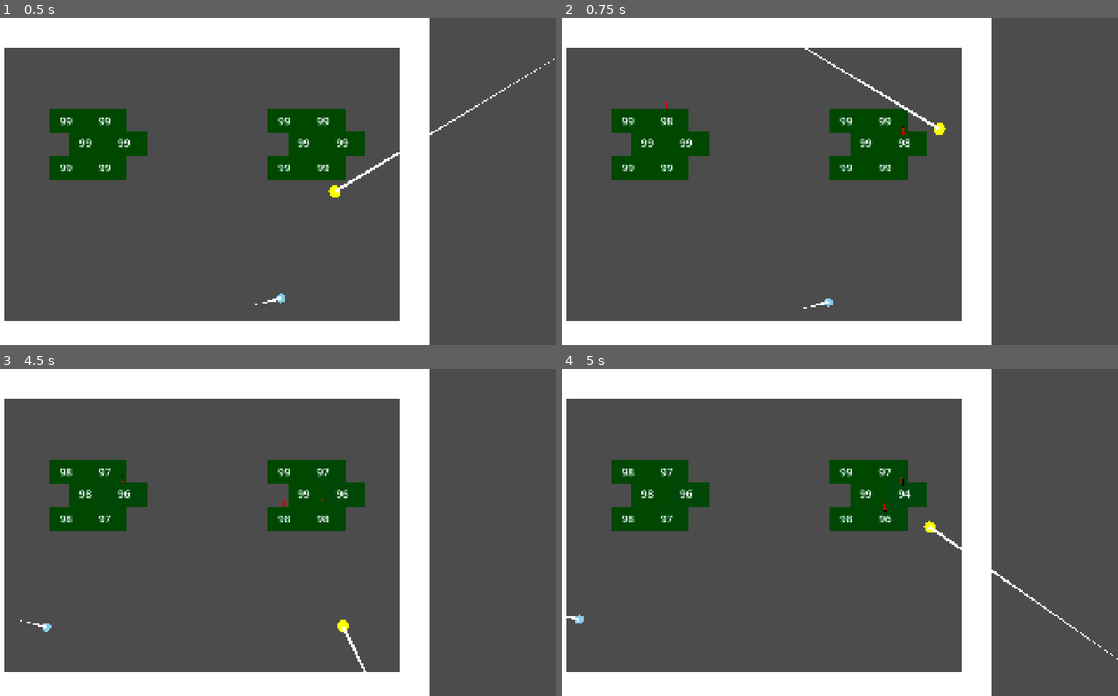
Above: before the commit, frames 1-4 (two rows, left to right).
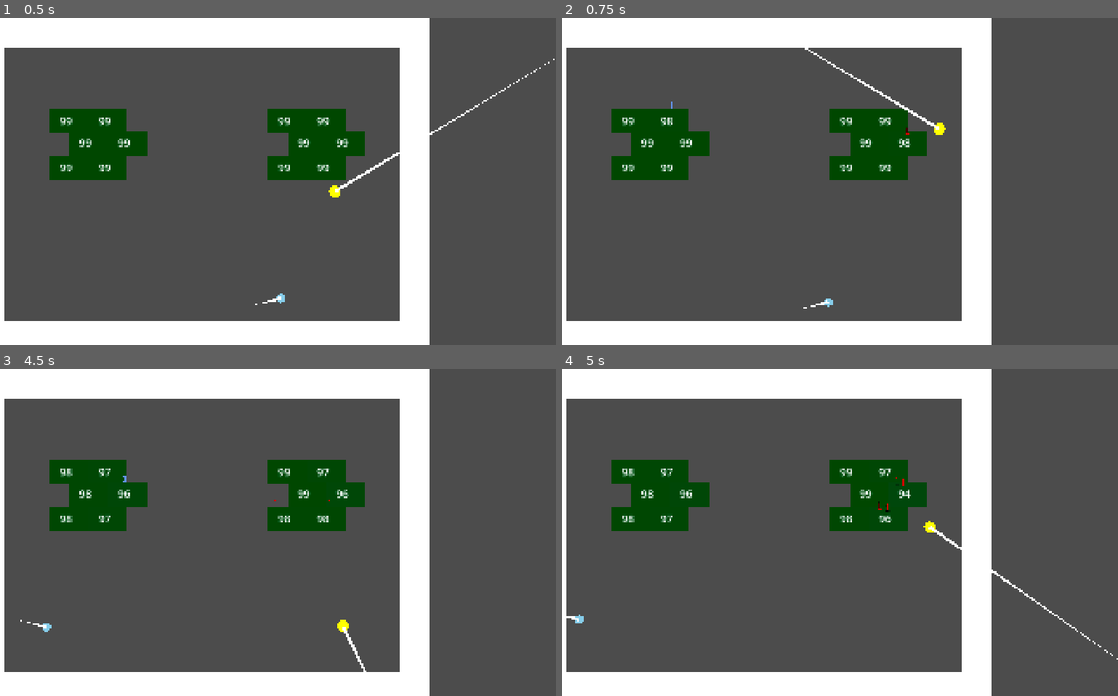
Above: after the commit, the same moments.

Repository: xixinsama/slay_the_brick
Game: Godot game, scene res://scenes/测试用场景.tscn
Two runs of this game, one before a commit and one after it. Both use one fixed random seed, a clock stepped at 60 frames per second and the inputs below. The project has no main scene, so this scene is started directly.
Inputs (mouse positions are in pixels of both pictures, inside the frame that each line leads up to):
- Up to frame 1 (0.5 s): no input
- Up to frame 2 (0.75 s): drag from (667, 119) to (884, 109) at 0.52 s
- Up to frame 3 (4.5 s): drag from (66, 470) to (233, 597) at 1.27 s; move the mouse to (88, 493) at 2.02 s; click (88, 493) at 2.17 s; drag from (66, 519) to (88, 483) at 2.77 s; drag from (105, 519) to (294, 532) at 3.52 s; drag from (127, 493) to (177, 450) at 4.27 s
- Up to frame 4 (5 s): no input

Frame 1 is identical in both runs. In frame 2, less than 0.1% of the frame differs, in the area x 18-63%, y 25-36%; in frame 3, less than 0.1%; in frame 4, less than 0.1%, in the area x 56-62%, y 33-44%.

Commit message:
修复小bug
字体颜色更改

Diff:
--- a/scripts/brick.gd
+++ b/scripts/brick.gd
@@ -30,7 +30,7 @@
 	# 添加飘字
 	var ft := FLOATING_TEXT.instantiate()
 	add_child(ft)
-	ft.global_position = global_position + Vector2.UP * 30 + Vector2(randi_range(-5,5), 0)
+	ft.global_position = global_position + Vector2.UP * 30 + Vector2(randi_range(-30, 30), 0)
 	ft.display_damage_text(actual_damage, flag)
 	if hits_required <= 0:
 		queue_free()
@@ -60,7 +60,7 @@
 
 func _on_input_event(viewport: Node, event: InputEvent, shape_idx: int) -> void:
 	if event is InputEventMouseButton:
-		print("砖块收到点击事件！位置：", event.position)
+		#print("砖块收到点击事件！位置：", event.position)
 		if event.button_index == MOUSE_BUTTON_LEFT and event.pressed:
 			if GameManage.can_mouse:
 				take_hit(GameManage.mouse_click, 1)
--- a/scripts/floating_text.gd
+++ b/scripts/floating_text.gd
@@ -15,7 +15,7 @@
 	if flag == 0:
 		pass
 	elif flag == 1:
-		label.theme.set_color("flat_theme", "theme", Color.CORNFLOWER_BLUE)
+		label.set("theme_override_colors/font_color", Color.CORNFLOWER_BLUE)
 	position_tween = create_tween()
 	scale_tween = create_tween()
 	position_tween.tween_property(self, "global_position", global_position + Vector2.UP * 16, 0.3)
